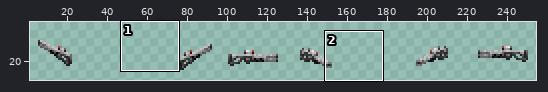
Two versions of one sprite sheet, Resources/Handobs/HANDOB_PULSE_RIFLE_EXPORT.png. The picture above shows the old version from afar; the outline marks the close-up.
Close-up. Old version:
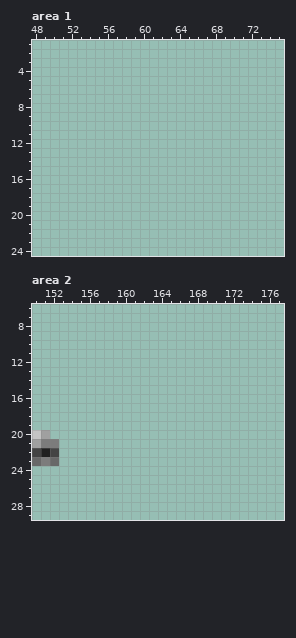
The file is 256x40 pixels. Shown: area 1: x 48..75, y 1..24; area 2: x 150..177, y 6..29. The old version is drawn lined up with the new one. The wide view leaves out empty margins.
After:
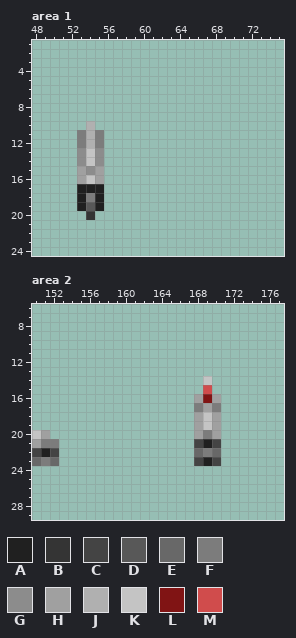
Palette (. is transparent): A #202020  B #343434  C #444444  D #585858  E #686868  F #7c7c7c  G #8c8c8c  H #a0a0a0  J #b0b0b0  K #c4c4c4  L #801414  M #d04c4c
Difference:
drawings rearranged on the sheet (the old picture shows each at its new place; 2 dropped ones are not shown)
Changed rows in their new state; - is an unchanged pixel.
Area 1:
first column x 53:
10 -J-
11 FJF
12 FJF
13 GKG
14 GKG
15 HGH
16 HKH
17 AAA
18 AFA
19 ADA
20 -B-
Area 2:
first column x 168:
14 -K-
15 -M-
16 HLH
17 FHF
18 HKH
19 HKH
20 HFH
21 CAC
22 EFE
23 CAC
